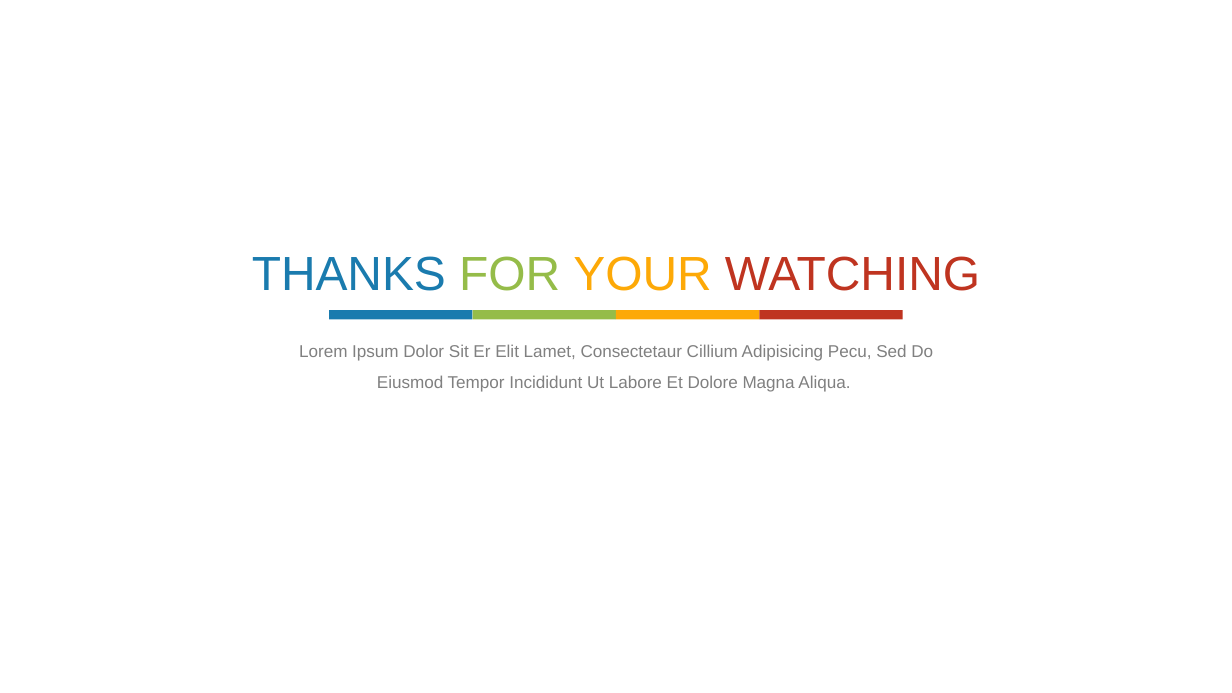
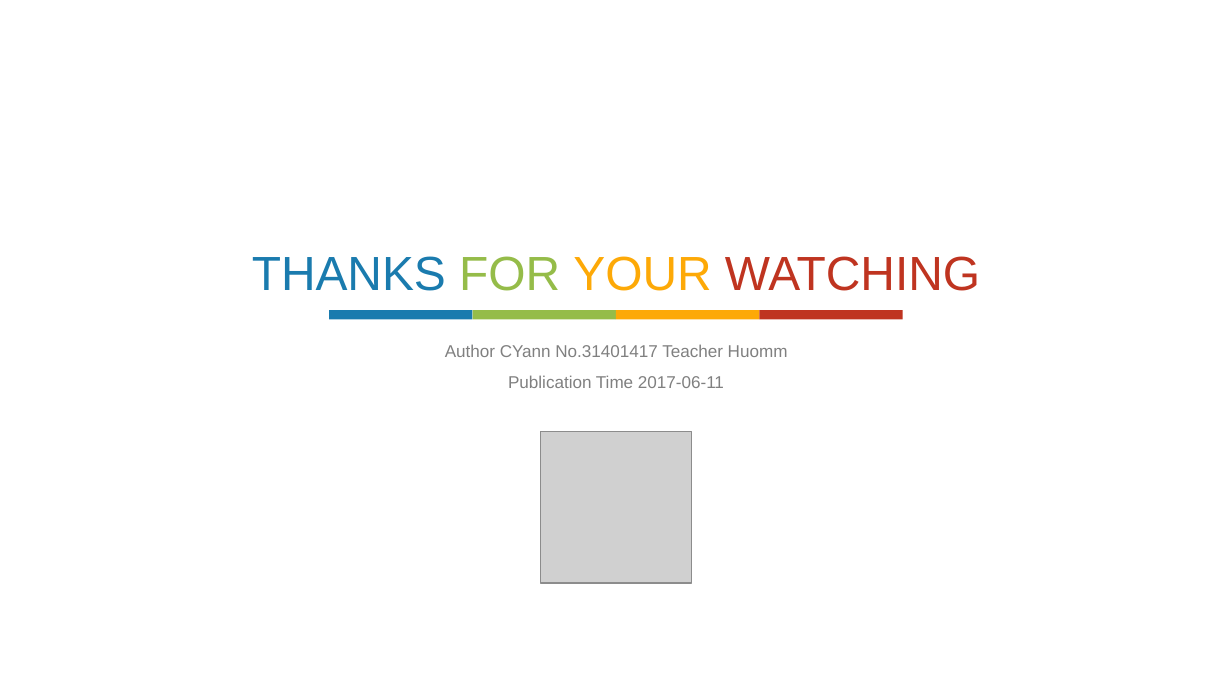
Before and after one commit to CYannSir/New-Learner-For-GraphQL, a slide deck: slide 40 of Research of GraphQL_CYann.pptx (slide 23 before the commit). Drawn at 1232x693 pixels with LibreOffice and Linux fonts; fonts in the diff are those of the drawing; grey boxes stand for pictures. Boxes give left, top, right and bottom in pixels: in the first picture for what was removed or moved away, otherwise in the second. Text is boxed around its words. In the diff, an @@ line names an element or a change of style, - is before the commit and + after.

```diff
--- a/Research of GraphQL_CYann.pptx
+++ b/Research of GraphQL_CYann.pptx
@@ text at [445,344,788,388]: text changed @@
-Lorem Ipsum Dolor Sit Er Elit Lamet, Consectetaur Cillium Adipisicing Pecu, Sed Do Eiusmod Tempor Incididunt Ut Labore Et Dolore Magna Aliqua.
+Author CYann No.31401417 Teacher Huomm
+Publication Time 2017-06-11
@@ picture added at [540,431,691,583] @@
```
Also in this commit, not shown: 5 other slides changed, 34 slides added, 18 slides removed, 1 other file.
